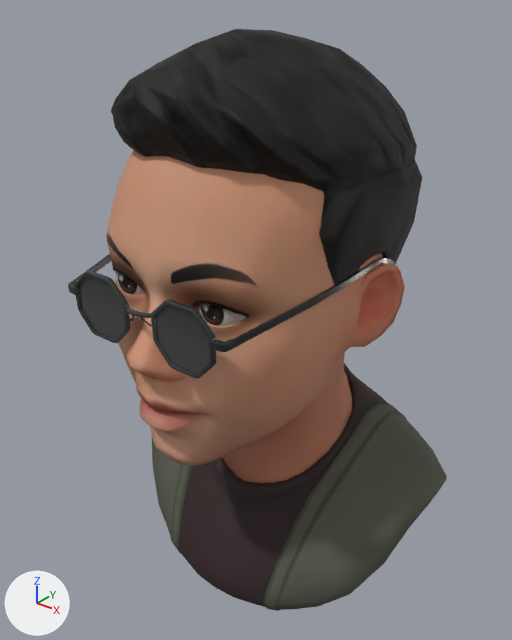
The glTF model public/avatar.glb, before and after one commit.
The view is the same before and after, from a camera (50 mm lens) standing at (0.266, -0.326, 0.802) and looking at (-0.006, 0.013, 0.592). Every picture has the same lights, and +X, +Y and +Z are marked at lower left. Where no turn or scale is listed for an object, it has been applied to the vertices. Vertices at the same position are counted once.

Objects in the first picture: 'Wolf3D_Glasses', 'Wolf3D_Hair', 'Wolf3D_Head', 'Wolf3D_Shirt'.
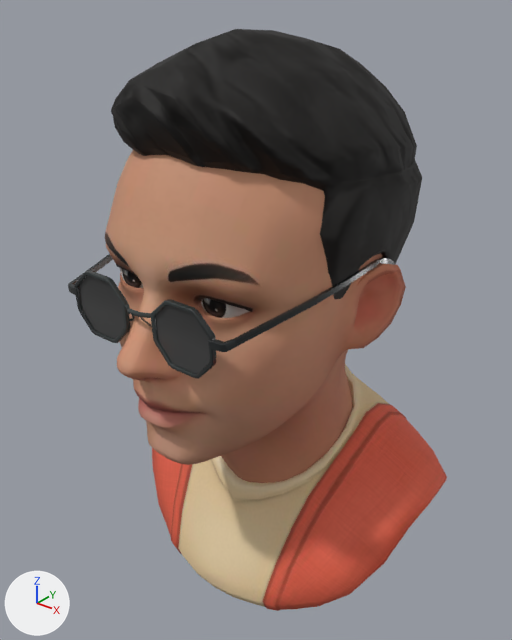
Changed parts and their boxes [x1, y1, x2, y2] in the pictures (512 x 640 px; the box of a moved part takes in the faces that stretch with it):
'Wolf3D_Head', reshaped
    before: [106, 150, 405, 483]
    after: [105, 150, 406, 483]
'Wolf3D_Shirt', surface changed
    both: [152, 363, 447, 611]
part 1 of me_mesh_2, moved or reshaped
    before: [106, 153, 405, 472]
    after: [105, 153, 406, 472]

Diff of the bpy script that builds the scene:
```diff
--- a/public/avatar.glb.py
+++ b/public/avatar.glb.py
@@ img_shirt_m_05_d_jpg @@
+img_shirt_m_05_d_jpg = load_image('shirt-m-05-D.jpg', '_unpacked/shirt-m-05-D.jpg', 512, 512, 'sRGB')
@@ mat_wolf3d_shirt @@
 mat_wolf3d_shirt = principled_material('Wolf3D_Shirt')
-mat_wolf3d_shirt.texture = img_shirt_m_06_d_jpg
+mat_wolf3d_shirt.texture = img_shirt_m_05_d_jpg
 mat_wolf3d_shirt.roughness = 0.735
@@ me_mesh_2 @@
 # used by ob_wolf3d_head; location = (0.0, 0.0, 0.0)
-me_mesh_2.from_pydata(...)  # 2060 vertices, 4094 faces; spans x -0.096..0.096, y -0.102..0.122, z 0.441..0.753
+me_mesh_2.from_pydata(...)  # 2060 vertices, 4094 faces; spans x -0.096..0.096, y -0.111..0.122, z 0.441..0.753
+# me_mesh_2 part 1: 1782 of 2060 vertices moved; they spanned x -0.091..0.091, y -0.102..0.086, z 0.502..0.721 and now span x -0.091..0.091, y -0.111..0.088, z 0.502..0.722; mean shift (0.0, -0.001, 0.002); largest move (0.0, -0.101, 0.606) -> (0.0, -0.11, 0.608)
 me_mesh_2.materials.append(mat_wolf3d_skin)
```
